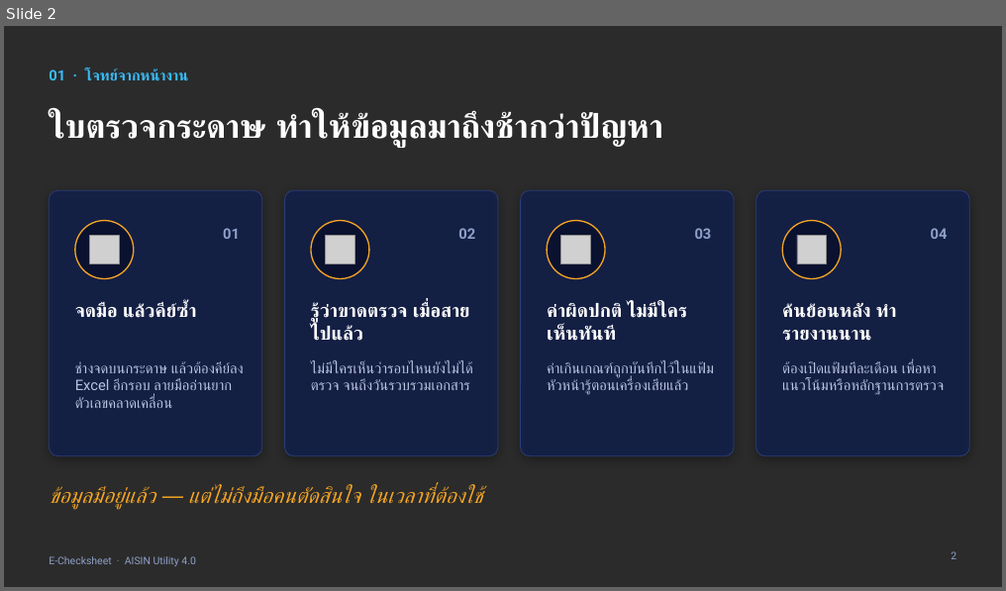
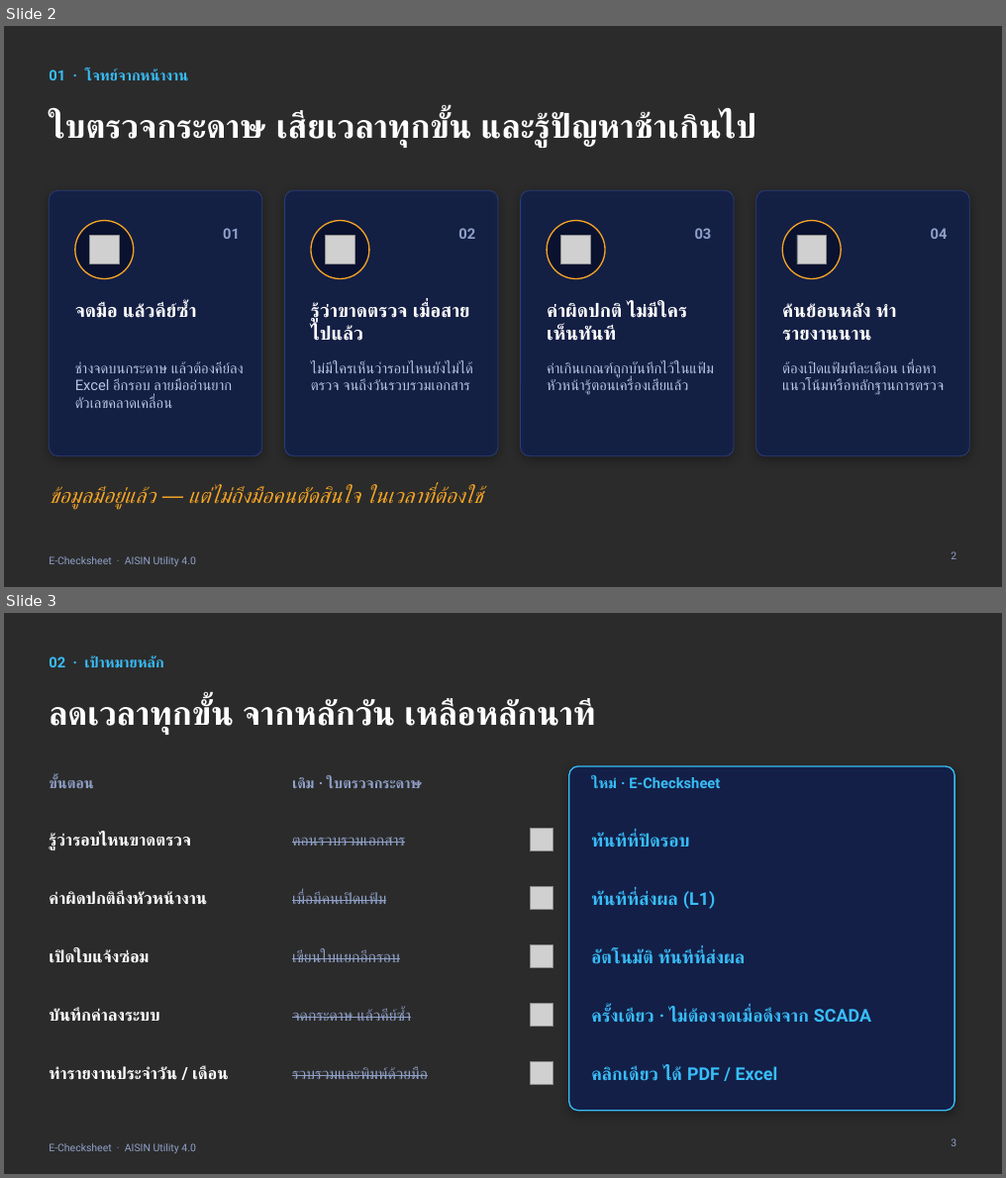
Before and after one commit to wexyzj123-hash/JoeKiattisak, a slide deck: E-Checksheet_Presentation.pptx. Shown one above the other, each under a label of ours: slide 2 before the commit, slides 2 and 3 after it. The pictures are 1006x591 and 1006x1178 pixels, drawn with LibreOffice and Linux fonts; fonts in the diff are those of the drawing; grey boxes stand for pictures; background and template pictures are left out; a plain dark background stands for a picture behind light text. Boxes give left, top, right and bottom in pixels: in the first picture for what was removed or moved away, otherwise in the second. Text is boxed around its words. In the diff, an @@ line names an element or a change of style, - is before the commit and + after.

```diff
--- a/E-Checksheet_Presentation.pptx
+++ b/E-Checksheet_Presentation.pptx
@@ slide 3 added at [4, 613, 1002, 1174], background picture (left out); not listed: 1 template element that a slide beside it also shows @@
@@ text added at [49, 656, 164, 668], 14 pt, text #38BDF8, bold @@
+02 · เป้าหมายหลัก
@@ title added at [49, 699, 593, 734], 32 pt, text #FFFFFF, bold @@
+ลดเวลาทุกขั้น จากหลักวัน เหลือหลักนาที
@@ text added at [49, 776, 93, 788], 14 pt, text #8FA0C8, bold @@
+ขั้นตอน
@@ text added at [292, 776, 422, 788], 14 pt, text #8FA0C8, bold @@
+เดิม · ใบตรวจกระดาษ
@@ rounded rectangle added at [569, 766, 954, 1111], fill #13204A at 95% opacity, outline #38BDF8 1.25 pt @@
@@ text added at [591, 776, 720, 788], 14 pt, text #38BDF8, bold @@
+ใหม่ · E-Checksheet
@@ text added at [49, 834, 191, 851], 16 pt, text #FFFFFF, bold @@
+รู้ว่ารอบไหนขาดตรวจ
@@ text added at [292, 837, 405, 846], 15 pt, text #8FA0C8, strikethrough @@
+ตอนรวบรวมเอกสาร
@@ picture added at [531, 829, 552, 851] @@
@@ text added at [591, 833, 689, 848], 17 pt, text #38BDF8, bold @@
+ทันทีที่ปิดรอบ
@@ text added at [49, 892, 207, 905], 16 pt, text #FFFFFF, bold @@
+ค่าผิดปกติถึงหัวหน้างาน
@@ text added at [292, 891, 387, 904], 15 pt, text #8FA0C8, strikethrough @@
+เมื่อมีคนเปิดแฟ้ม
@@ picture added at [531, 887, 552, 909] @@
@@ text added at [591, 891, 715, 909], 17 pt, text #38BDF8, bold @@
+ทันทีที่ส่งผล (L1)
@@ text added at [49, 951, 150, 963], 16 pt, text #FFFFFF, bold @@
+เปิดใบแจ้งซ่อม
@@ text added at [292, 950, 400, 962], 15 pt, text #8FA0C8, strikethrough @@
+เขียนใบแยกอีกรอบ
@@ picture added at [531, 946, 552, 967] @@
@@ text added at [591, 950, 745, 964], 17 pt, text #38BDF8, bold @@
+อัตโนมัติ ทันทีที่ส่งผล
@@ text added at [49, 1009, 160, 1022], 16 pt, text #FFFFFF, bold @@
+บันทึกค่าลงระบบ
@@ text added at [292, 1008, 411, 1021], 15 pt, text #8FA0C8, strikethrough @@
+จดกระดาษ แล้วคีย์ซ้ำ
@@ picture added at [531, 1004, 552, 1026] @@
@@ text added at [591, 1008, 871, 1023], 17 pt, text #38BDF8, bold @@
+ครั้งเดียว · ไม่ต้องจดเมื่อดึงจาก SCADA
@@ text added at [49, 1067, 228, 1080], 16 pt, text #FFFFFF, bold @@
+ทำรายงานประจำวัน / เดือน
@@ text added at [292, 1066, 428, 1079], 15 pt, text #8FA0C8, strikethrough @@
+รวบรวมและพิมพ์ด้วยมือ
@@ picture added at [531, 1062, 552, 1084] @@
@@ text added at [591, 1066, 778, 1081], 17 pt, text #38BDF8, bold @@
+คลิกเดียว ได้ PDF / Excel
@@ page number added at [950, 1139, 956, 1147], 10 pt, text #8FA0C8 @@
+3
@@ slide 2 changed as well @@
@@ title at [49, 112, 756, 147]: text changed @@
-ใบตรวจกระดาษ ทำให้ข้อมูลมาถึงช้ากว่าปัญหา
+ใบตรวจกระดาษ เสียเวลาทุกขั้น และรู้ปัญหาช้าเกินไป
```
Also in this commit, not shown: 12 other slides changed, 1 slide removed, 1 other file.
